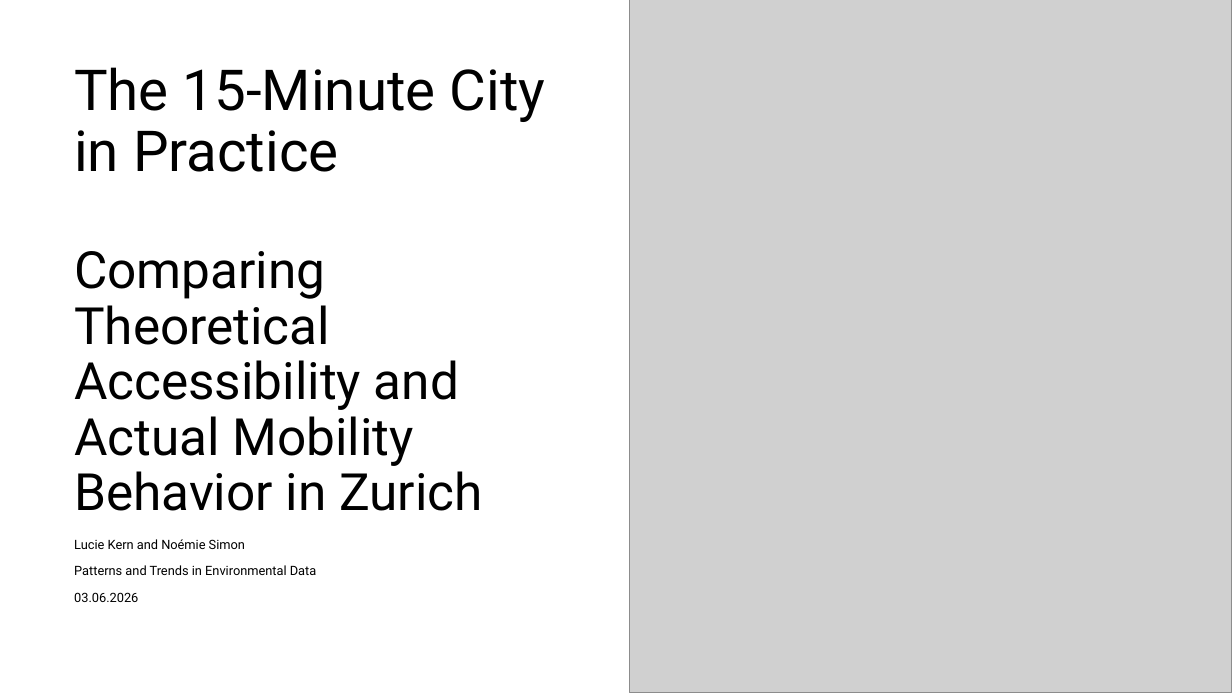
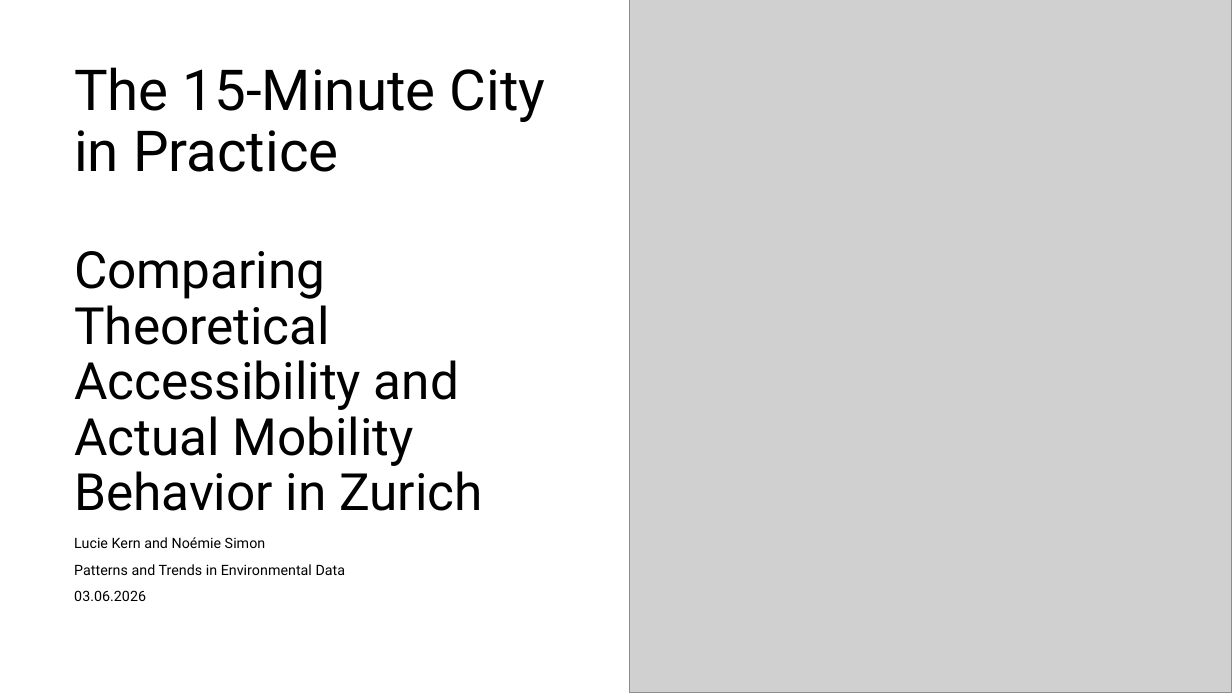
Before and after one commit to nono2001geek/Semester_Project_Lucie_No-mie, a slide deck: slide 1 of The 15-Minute City in Practice.pptx. Drawn at 1232x693 pixels with LibreOffice and Linux fonts; fonts in the diff are those of the drawing; grey boxes stand for pictures. Boxes give left, top, right and bottom in pixels: in the first picture for what was removed or moved away, otherwise in the second. Text is boxed around its words. In the diff, an @@ line names an element or a change of style, - is before the commit and + after.

```diff
--- a/The 15-Minute City in Practice.pptx
+++ b/The 15-Minute City in Practice.pptx
@@ subtitle "Lucie Kern and Noémie Simon" at [74,537,346,601]: size 10 to 11.1 pt; line spacing 0.9 to 0.8 @@
```
Also in this commit, not shown: 3 other slides changed, 6 slides added, 2 slides removed, 11 other files.
